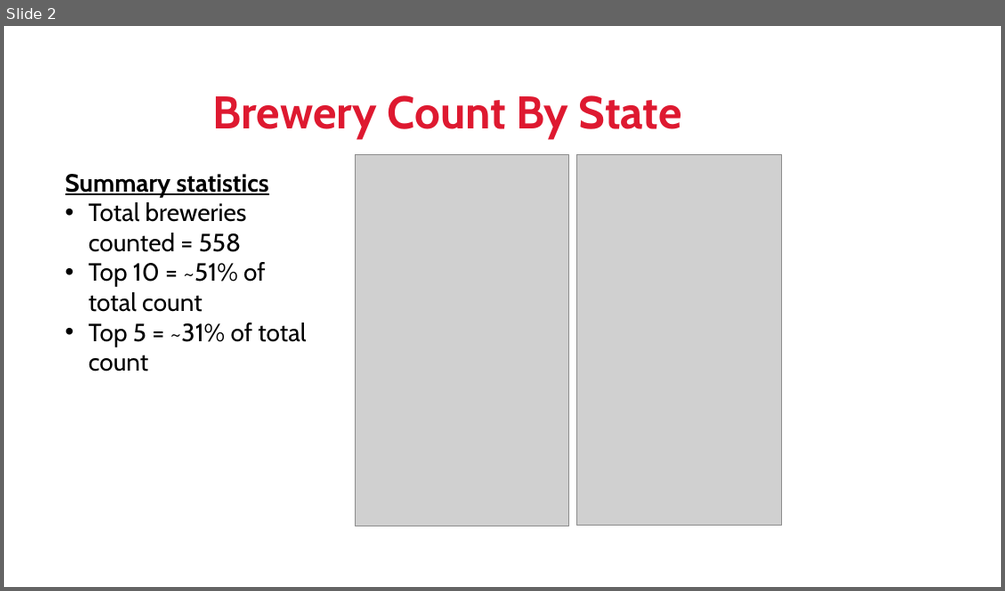
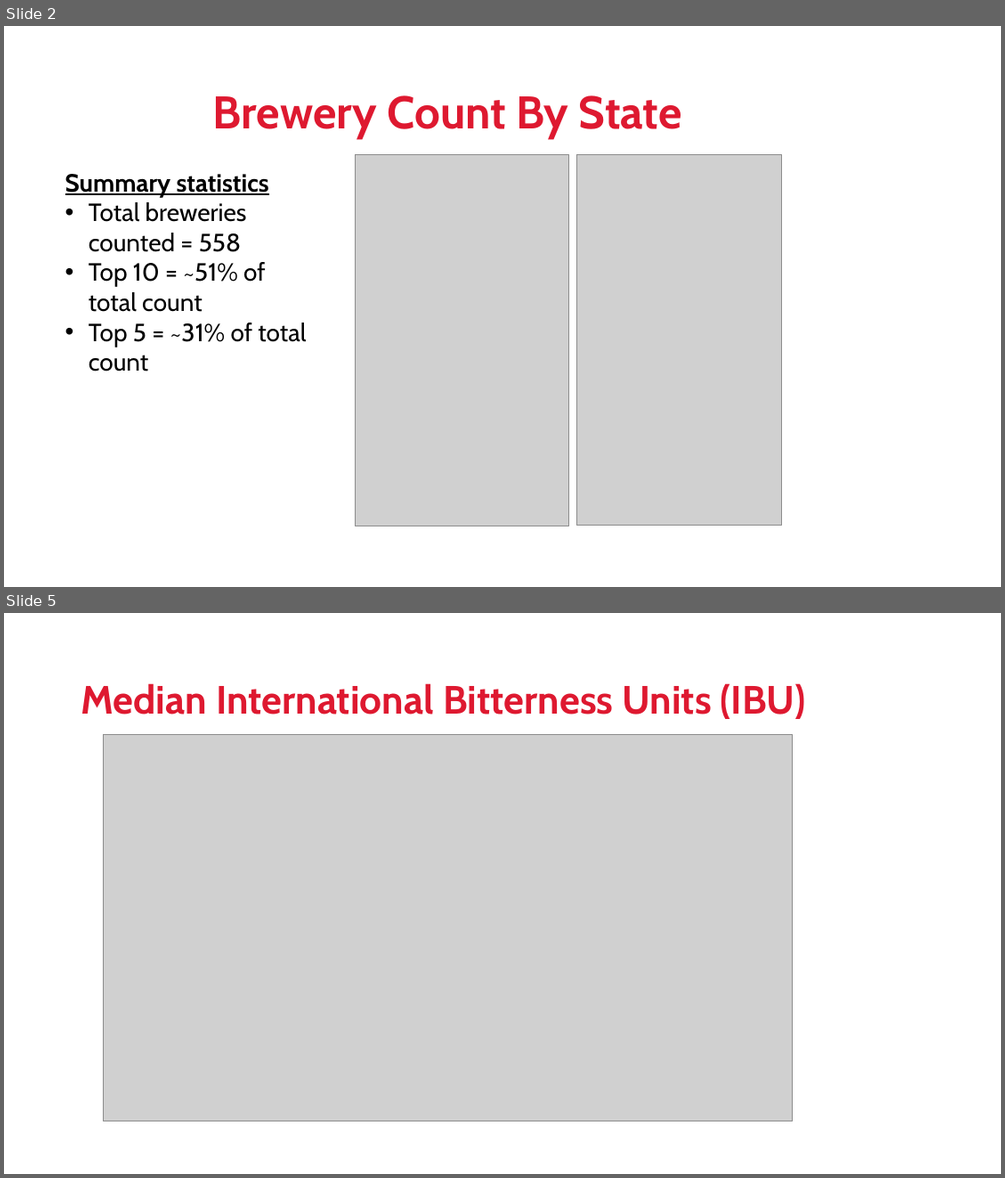
Before and after one commit to jeffnreed/DDS_Project1, a slide deck: DDS Project1 - Reed_Miller.pptx. Shown one above the other, each under a label of ours: slide 2 before the commit, slides 2 and 5 after it; the slides between them are not shown. The pictures are 1005x591 and 1005x1178 pixels, drawn with LibreOffice and Linux fonts; fonts in the diff are those of the drawing; grey boxes stand for pictures; background and template pictures are left out. Boxes give left, top, right and bottom in pixels: in the first picture for what was removed or moved away, otherwise in the second. Text is boxed around its words. In the diff, an @@ line names an element or a change of style, - is before the commit and + after.

```diff
--- a/DDS Project1 - Reed_Miller.pptx
+++ b/DDS Project1 - Reed_Miller.pptx
@@ slide 5 added at [4, 613, 1001, 1174], background picture (left out) @@
@@ title added at [81, 683, 806, 719], 38 pt, text #DE1930, bold @@
+Median International Bitterness Units (IBU)
@@ picture added at [104, 734, 793, 1121] @@
```
Also in this commit, not shown: 2 other slides added, 2 slides removed.
